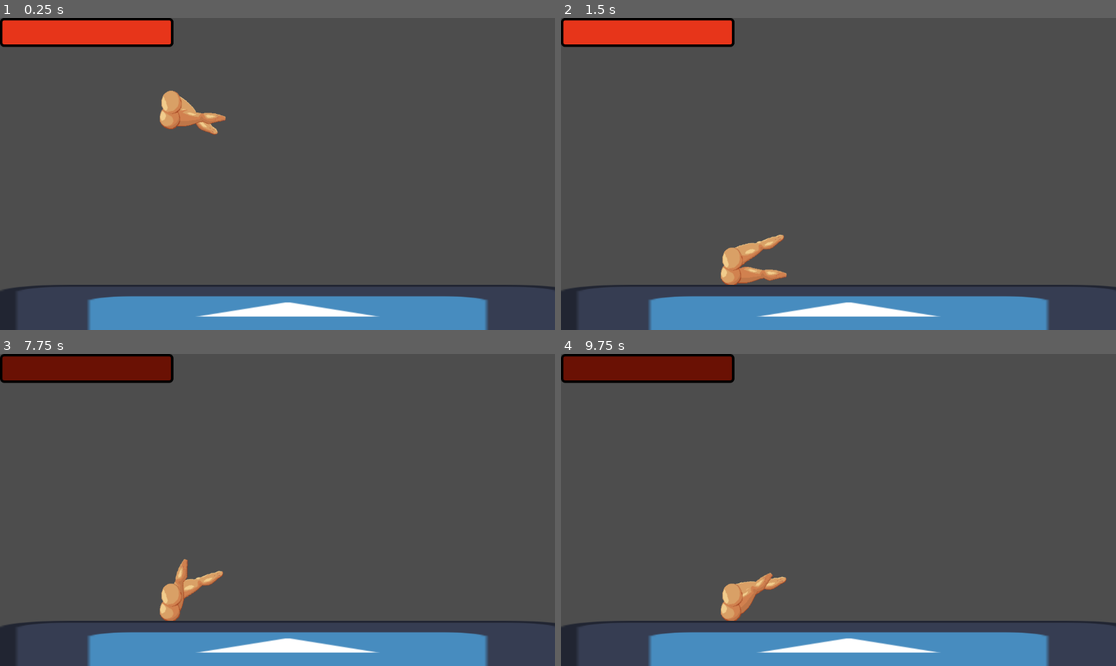
Above: before the commit, frames 1-4 (two rows, left to right).
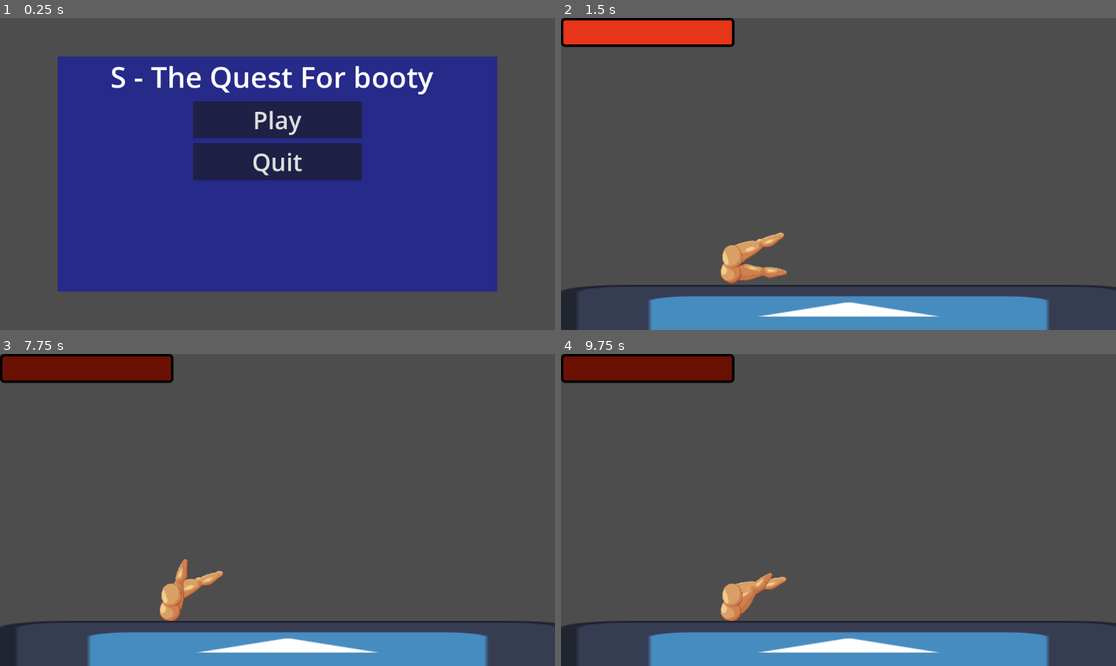
Above: after the commit, the same moments.

Repository: Mrizzi-96/s-the-game
Game: Godot game, scene res://MainMenu/main_menu.tscn
The game is run twice, just before and just after one commit, with the same random seed, the same clock (stepped at 60 frames per second) and the same inputs. Before the commit the project starts from res://test.tscn. The engine's default icon, where the game draws it, is replaced by a stand-in: a white triangle on a blue panel in a dark square.
Inputs (mouse positions are in pixels of both pictures, inside the frame that each line leads up to):
- Up to frame 1 (0.25 s): no input
- Up to frame 2 (1.5 s): click (838, 120) at 0.5 s, where only the run after the commit has a clickable "Play"; move the mouse to (960, 158) at 1.27 s; press the mouse at (960, 158) at 1.28 s
- Up to frame 3 (7.75 s): move the mouse to (166, 525) at 2.02 s; release the mouse at (166, 525) at 2.03 s; right-click (166, 525) at 2.1 s; tap Enter at 2.75, 4.25, 5.75 s; move the mouse to (333, 441) at 2.77 s; hold H 2.78-3.53 s; tap Space at 3.5, 5, 6.5 s; move the mouse to (249, 572) at 3.52 s; click (249, 572) at 3.6 s; move the mouse to (444, 556) at 4.27 s; hold Right mouse button (switch) 4.28-5.03 s; move the mouse to (111, 463) at 5.02 s; tap H at 5.1 s; move the mouse to (305, 510) at 5.77 s; press the mouse at (305, 510) at 5.78 s; move the mouse to (194, 432) at 6.52 s; release the mouse at (194, 432) at 6.53 s; right-click (194, 432) at 6.6 s; move the mouse to (399, 494) at 7.27 s; hold H from 7.28 s (still down)
- Up to frame 4 (9.75 s): move the mouse to (727, 525) at 8.02 s; release H at 8.03 s; click (727, 525) at 8.1 s; move the mouse to (894, 441) at 8.77 s; hold Right mouse button (switch) 8.78-9.53 s; move the mouse to (810, 572) at 9.52 s; tap H at 9.6 s

The runs differ from the first frame. In frame 1, 71% of the frame differs, in the area x 0-100%, y 0-100%; in frame 2, 0.6%; in frame 3, less than 0.1%; in frame 4, less than 0.1%.

Commit message:
feat(): add main menu scene and global script with scene switcher

Diff:
--- /dev/null
+++ b/MainMenu/main_menu.gd
@@ -0,0 +1,14 @@
+extends MarginContainer
+
+@onready var play = $VBoxContainer/VBoxContainer/Play
+@onready var quit = $VBoxContainer/VBoxContainer/Quit
+
+# Called when the node enters the scene tree for the first time.
+func _ready():
+	play.pressed.connect(Global.goto_scene.bind("res://test.tscn"))
+	quit.pressed.connect(Global.quit_game)
+
+
+# Called every frame. 'delta' is the elapsed time since the previous frame.
+func _process(delta):
+	pass
--- /dev/null
+++ b/MainMenu/main_menu.tscn
@@ -0,0 +1,49 @@
+[gd_scene load_steps=2 format=3 uid="uid://hp147ctfpi5o"]
+
+[ext_resource type="Script" path="res://MainMenu/main_menu.gd" id="1_s46ob"]
+
+[node name="MainMenu" type="MarginContainer"]
+anchors_preset = 15
+anchor_right = 1.0
+anchor_bottom = 1.0
+grow_horizontal = 2
+grow_vertical = 2
+theme_override_constants/margin_left = 120
+theme_override_constants/margin_top = 80
+theme_override_constants/margin_right = 120
+theme_override_constants/margin_bottom = 80
+script = ExtResource("1_s46ob")
+metadata/_edit_use_anchors_ = true
+
+[node name="ColorRect" type="ColorRect" parent="."]
+layout_mode = 2
+color = Color(0.14902, 0.164706, 0.533333, 1)
+
+[node name="VBoxContainer" type="VBoxContainer" parent="."]
+layout_mode = 2
+theme_override_constants/separation = 10
+
+[node name="Title" type="RichTextLabel" parent="VBoxContainer"]
+layout_mode = 2
+theme_override_font_sizes/normal_font_size = 60
+text = "       S - The Quest For booty"
+fit_content = true
+
+[node name="VBoxContainer" type="VBoxContainer" parent="VBoxContainer"]
+layout_mode = 2
+size_flags_horizontal = 4
+theme_override_constants/separation = 10
+
+[node name="Play" type="Button" parent="VBoxContainer/VBoxContainer"]
+custom_minimum_size = Vector2(350, 60)
+layout_mode = 2
+theme_override_font_sizes/font_size = 50
+text = "Play"
+
+[node name="Quit" type="Button" parent="VBoxContainer/VBoxContainer"]
+custom_minimum_size = Vector2(350, 60)
+layout_mode = 2
+theme_override_font_sizes/font_size = 50
+text = "Quit"
+
+[connection signal="pressed" from="VBoxContainer/VBoxContainer/Quit" to="." method="quit"]
--- /dev/null
+++ b/global.gd
@@ -0,0 +1,22 @@
+extends Node
+
+var current_scene = null
+@onready var quit_button = $VBoxContainer/VBoxContainer/Quit
+
+# Called when the node enters the scene tree for the first time.
+func _ready():
+	var root = get_tree().root
+	current_scene = root.get_child(root.get_child_count() -1)
+
+func goto_scene(path):
+	call_deferred("_deferred_goto_scene", path)
+
+func _deferred_goto_scene(path):
+	current_scene.free()
+	var s = ResourceLoader.load(path)
+	current_scene = s.instantiate()
+	get_tree().root.add_child(current_scene)
+	get_tree().current_scene = current_scene
+
+func quit_game():
+	get_tree().quit()
--- a/project.godot
+++ b/project.godot
@@ -11,9 +11,13 @@
 [application]
 
 config/name="S-the-game"
-run/main_scene="res://test.tscn"
+run/main_scene="res://MainMenu/main_menu.tscn"
 config/features=PackedStringArray("4.2", "GL Compatibility")
 config/icon="res://icon.svg"
+
+[autoload]
+
+Global="*res://global.gd"
 
 [dotnet]
 
